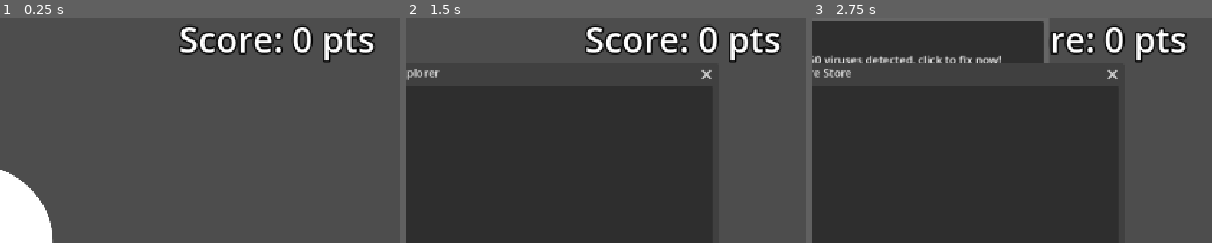
Above: before the commit, frames 1-3 (left to right).
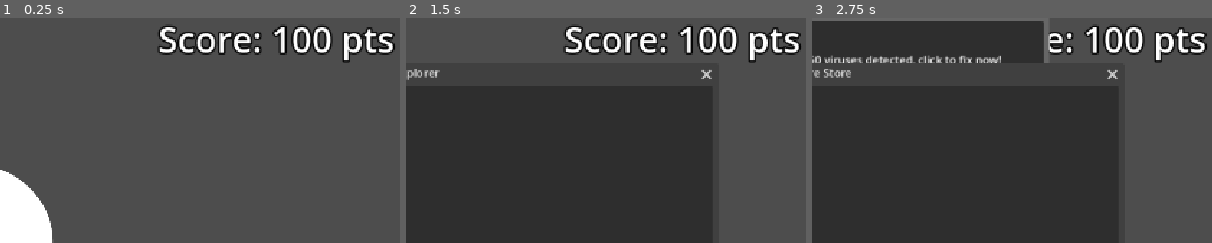
Above: after the commit, the same moments.

Repository: HA-Synchro/VirusControl
Game: Godot game, scene res://scenes/main.tscn
Two runs of this game, one before a commit and one after it. Both use one fixed random seed, a clock stepped at 60 frames per second and the inputs below. The engine's default icon, where the game draws it, is replaced by a stand-in: a white triangle on a blue panel in a dark square.
Inputs (mouse positions are % of the whole screen's width and height, from its top left):
- Up to frame 1 (0.25 s): no input
- Up to frame 2 (1.5 s): click (9, 95) at 0.5 s; click "File Explorer" at 1.25 s
- Up to frame 3 (2.75 s): click "Software Store" at 2 s
The pictures show only the part of the screen within x 50-100%, y 2-52%; the shares and areas given below are measured in that part.

The runs differ from the first frame. In frame 1, 4.7% of the frame differs, in the area x 39-99%, y 3-20%; in frame 2, 4.7%; in frame 3, 3.1%.

Commit message:
More adds :C

Diff:
--- a/ad_window/ad_window.tscn
+++ b/ad_window/ad_window.tscn
@@ -6,6 +6,8 @@
 [ext_resource type="Texture2D" uid="uid://8577dpvsyg5w" path="res://ad_window/assets/TVP.png" id="4_t7k7s"]
 [ext_resource type="Texture2D" uid="uid://bvywnidsapxcb" path="res://ad_window/assets/arch.png" id="5_ssnec"]
 [ext_resource type="Texture2D" uid="uid://nwggo0uk5uh7" path="res://ad_window/assets/astra.png" id="6_corsv"]
+[ext_resource type="Texture2D" uid="uid://c1mkrgn7tj3c3" path="res://ad_window/assets/1000.jpg" id="7_2qchl"]
+[ext_resource type="Texture2D" uid="uid://orybdq13cqo1" path="res://ad_window/assets/join_the_revloution.png" id="8_xi67k"]
 
 [sub_resource type="Resource" id="Resource_7wedu"]
 script = ExtResource("2_7wedu")
@@ -35,12 +37,26 @@
 label_text = "Tired of viruses?"
 metadata/_custom_type_script = "uid://dgvf657jcu8kr"
 
+[sub_resource type="Resource" id="Resource_xi67k"]
+script = ExtResource("2_7wedu")
+url = "https://www.bizrescuepro.com/the-dangers-of-clicking-on-unknown-links-and-attachments/"
+img = ExtResource("7_2qchl")
+label_text = "Wanna be rich?"
+metadata/_custom_type_script = "uid://dgvf657jcu8kr"
+
+[sub_resource type="Resource" id="Resource_2qchl"]
+script = ExtResource("2_7wedu")
+url = "https://en.wikipedia.org/wiki/Bolsheviks"
+img = ExtResource("8_xi67k")
+label_text = "Support the revolution"
+metadata/_custom_type_script = "uid://dgvf657jcu8kr"
+
 [node name="AdWindow" type="Window"]
 title = "Only for u <3"
 position = Vector2i(0, 36)
 size = Vector2i(400, 300)
 script = ExtResource("1_wfamw")
-ad_array = Array[ExtResource("2_7wedu")]([SubResource("Resource_7wedu"), SubResource("Resource_t7k7s"), SubResource("Resource_ssnec"), SubResource("Resource_corsv")])
+ad_array = Array[ExtResource("2_7wedu")]([SubResource("Resource_7wedu"), SubResource("Resource_t7k7s"), SubResource("Resource_ssnec"), SubResource("Resource_corsv"), SubResource("Resource_xi67k"), SubResource("Resource_2qchl")])
 
 [node name="PanelContainer" type="PanelContainer" parent="."]
 anchors_preset = 15
--- a/autoloads/Global.gd
+++ b/autoloads/Global.gd
@@ -1,6 +1,6 @@
 extends Node
 
-var score: int = 0
+var score: int = 100
 
 var antivirus_activated: bool = false
 var autoclose_ability_activated: bool = false
--- a/scenes/main.gd
+++ b/scenes/main.gd
@@ -18,22 +18,32 @@
 
 func create_new_window() -> void:
 	if not Global.antivirus_activated:
-		var error_window_instance: Window = [error_window_scene, ad_window_scene].pick_random().instantiate()
+		var window_instance: Window = [error_window_scene, ad_window_scene].pick_random().instantiate()
 
-		error_window_instance.desktop_env = self
-		error_window_instance.size = Vector2.ZERO
+		window_instance.desktop_env = self
+		window_instance.size = Vector2.ZERO
 		var random_position_x = randf_range(spawn_area.pivot_offset.x, spawn_area.size.x)
 		var random_position_y = randf_range(spawn_area.pivot_offset.y, spawn_area.size.y)
 		var tween = create_tween()
-		tween.tween_property(error_window_instance, "size", Vector2i(400, 150), 0.1)
-		error_window_instance.position = Vector2(random_position_x, random_position_y)
-		virus_popups.add_child(error_window_instance)
+		tween.tween_property(window_instance, "size", Vector2i(400, 150), 0.1)
+		window_instance.position = Vector2(random_position_x, random_position_y)
+		virus_popups.add_child(window_instance)
 
-func remove_popups_automatically() -> void:
-	if virus_popups.get_child_count() > 0:
-		for popup in virus_popups.get_children():
-			popup.queue_free()
-	await get_tree().create_timer(0.5).timeout
+		if not Global.autoclose_ability_activated:
+			return
+
+		await get_tree().create_timer(randf_range(0.1, 0.4)).timeout
+
+		if !window_instance:
+			return
+		window_instance.close_requested.emit()
+
+
+#func remove_popups_automatically() -> void:
+	#if virus_popups.get_child_count() > 0:
+		#for popup in virus_popups.get_children():
+			#popup.queue_free()
+	#await get_tree().create_timer(0.5).timeout
 
 func _on_window_spawn_delay_timeout() -> void:
 	create_new_window()
@@ -52,7 +62,7 @@
 	tween.tween_property(software_store_instance, "size", Vector2i(885, 425), 0.1)
 	add_child(software_store_instance)
 
-func _on_autoclose_delay_timeout() -> void:
-	if Global.autoclose_ability_activated:
-		if virus_popups.get_child_count() > 0:
-			virus_popups.get_child(0).close_window()
+#func _on_autoclose_delay_timeout() -> void:
+	#if Global.autoclose_ability_activated:
+		#if virus_popups.get_child_count() > 0:
+			#virus_popups.get_child(0).close_window()
Not shown: 1 places in ad_window/ad_window.tscn that only renumber resources
Binary file added: ad_window/assets/1000.jpg
Not shown, added: ad_window/assets/1000.jpg.import
Binary file added: ad_window/assets/join_the_revloution.png
Not shown, added: ad_window/assets/join_the_revloution.png.import
